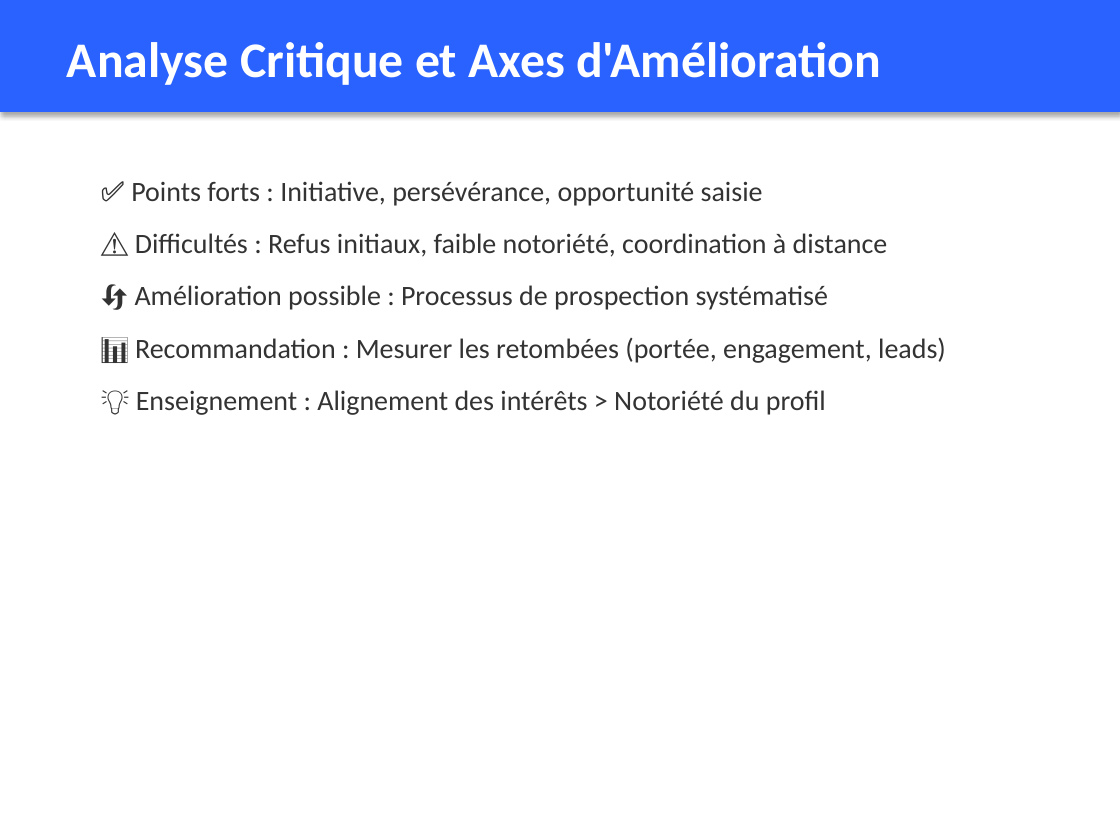
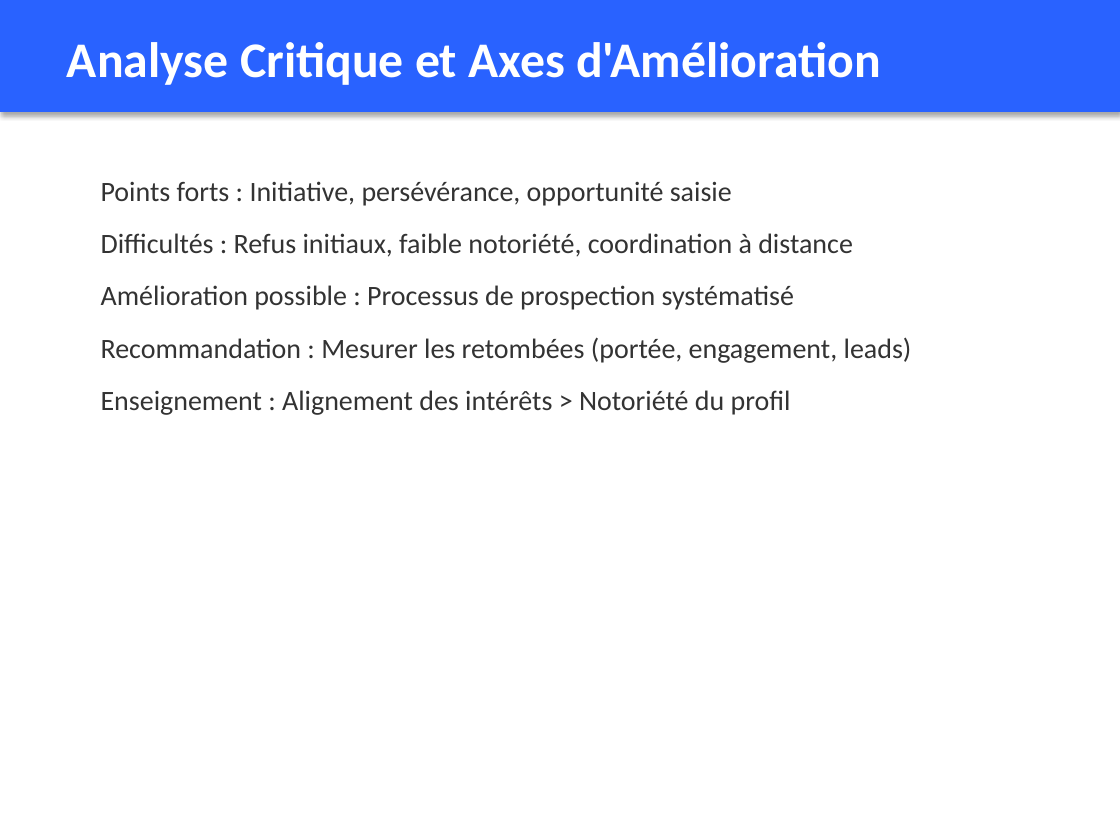
Before and after one commit to DOCK221/lbdmuser.github.io, a slide deck: slide 18 of Soutenance_Mouhamadou_Sow_B3_CDI.pptx. Drawn at 1120x840 pixels with LibreOffice and Linux fonts; fonts in the diff are those of the drawing. Boxes give left, top, right and bottom in pixels: in the first picture for what was removed or moved away, otherwise in the second. Text is boxed around its words. In the diff, an @@ line names an element or a change of style, - is before the commit and + after.

```diff
--- a/Soutenance_Mouhamadou_Sow_B3_CDI.pptx
+++ b/Soutenance_Mouhamadou_Sow_B3_CDI.pptx
@@ text at <box>101,181,912,415</box>: text changed @@
-✅ Points forts : Initiative, persévérance, opportunité saisie
-⚠️ Difficultés : Refus initiaux, faible notoriété, coordination à distance
-🔄 Amélioration possible : Processus de prospection systématisé
-📊 Recommandation : Mesurer les retombées (portée, engagement, leads)
-💡 Enseignement : Alignement des intérêts > Notoriété du profil
+Points forts : Initiative, persévérance, opportunité saisie
+Difficultés : Refus initiaux, faible notoriété, coordination à distance
+Amélioration possible : Processus de prospection systématisé
+Recommandation : Mesurer les retombées (portée, engagement, leads)
+Enseignement : Alignement des intérêts > Notoriété du profil
```
Also in this commit, not shown: 20 other slides changed, 2 other files.
